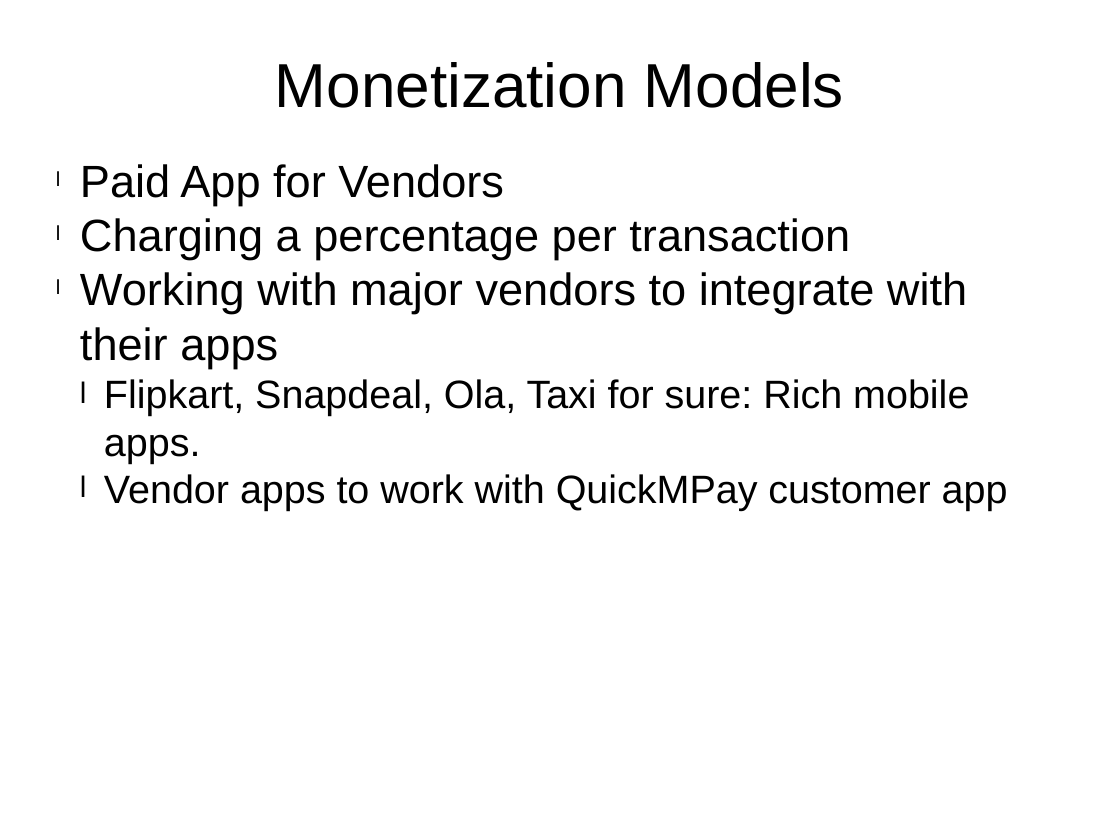
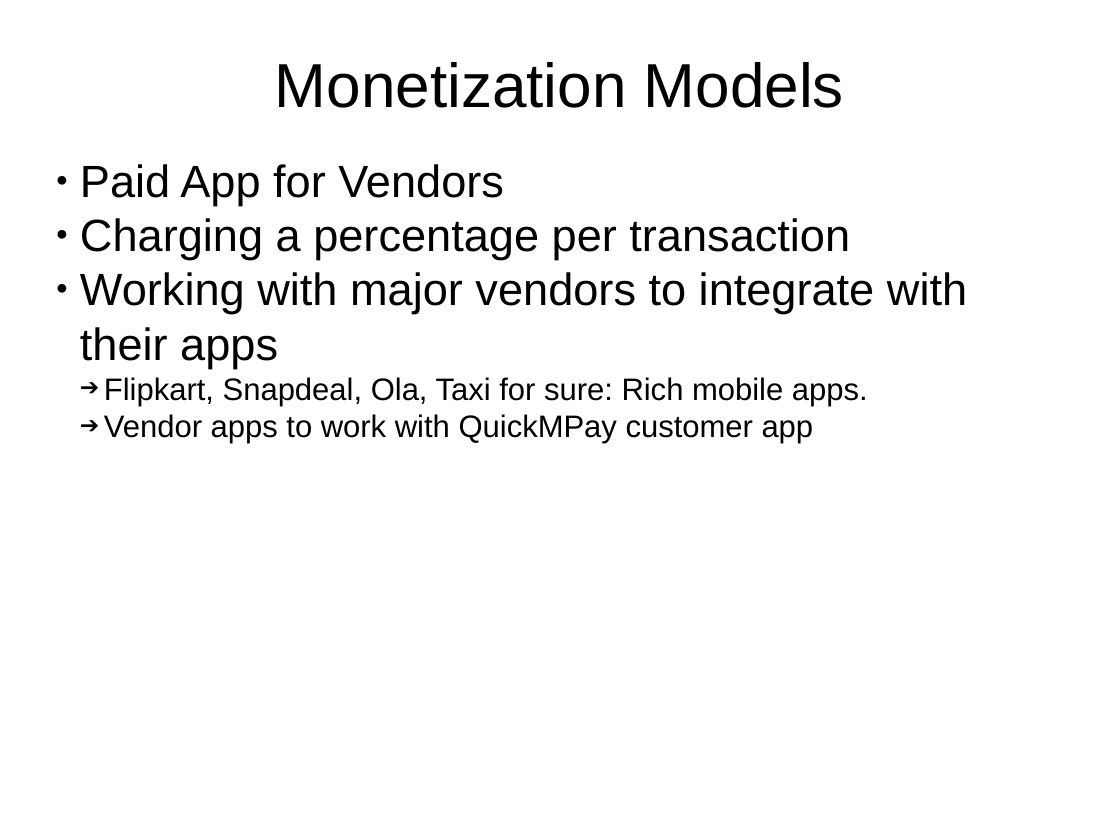
Before and after one commit to klonikar/klonikar.github.io, a slide deck: slide 8 of QuickMPay.pptx. Drawn at 1120x840 pixels with LibreOffice and Linux fonts; fonts in the diff are those of the drawing. Boxes give left, top, right and bottom in pixels: in the first picture for what was removed or moved away, otherwise in the second. Text is boxed around its words. In the diff, an @@ line names an element or a change of style, - is before the commit and + after.

```diff
--- a/QuickMPay.pptx
+++ b/QuickMPay.pptx
@@ text "Paid App for Vendors" at [80, 164, 967, 443]: size 28 to 22 pt in "Flipkart, Snapdeal, Ola, Taxi for sure: Rich ...", "Vendor apps to work with QuickMPay customer ..."; bullet l to ●; bullet l to ➔ @@
```
Also in this commit, not shown: 6 other slides changed.
